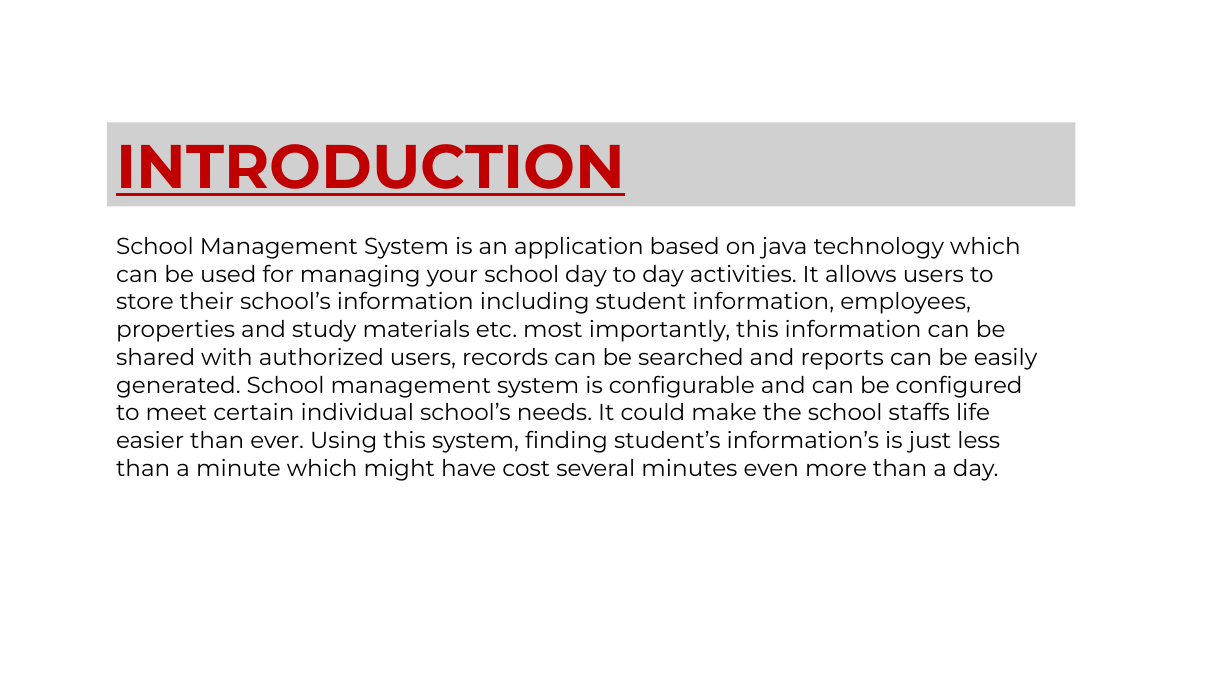
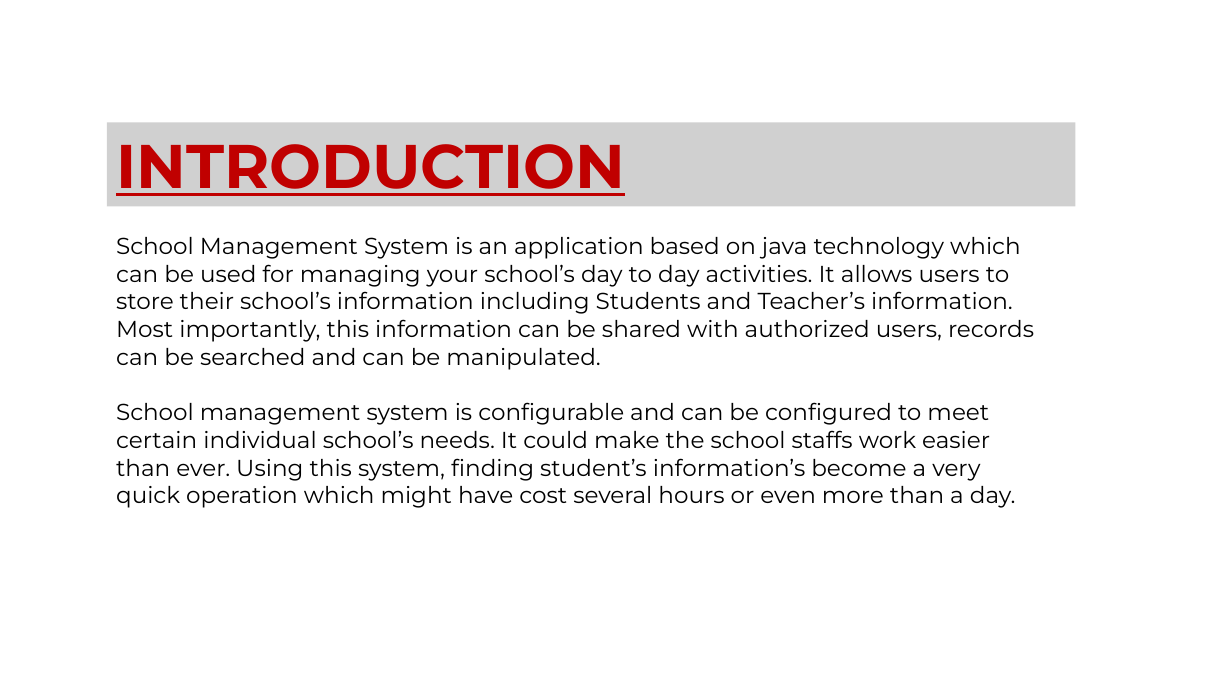
Before and after one commit to aniketrok07/CDAC_Project_SMS, a slide deck: slide 2 of PPT_FINAL.pptx. Drawn at 1232x693 pixels with LibreOffice and Linux fonts; fonts in the diff are those of the drawing; grey boxes stand for pictures; background and template pictures are left out. Boxes give left, top, right and bottom in pixels: in the first picture for what was removed or moved away, otherwise in the second. Text is boxed around its words. In the diff, an @@ line names an element or a change of style, - is before the commit and + after.

Commit message:
ppt uploaded

```diff
--- a/PPT_FINAL.pptx
+++ b/PPT_FINAL.pptx
@@ text at [116,237,1034,508]: text changed @@
-School Management System is an application based on java technology which can be used for managing your school day to day activities. It allows users to store their school’s information including student information, employees, properties and study materials etc. most importantly, this information can be shared with authorized users, records can be searched and reports can be easily generated. School management system is configurable and can be configured to meet certain individual school’s needs. It could make the school staffs life easier than ever. Using this system, finding student’s information’s is just less than a minute which might have cost several minutes even more than a day.
+School Management System is an application based on java technology which can be used for managing your school’s day to day activities. It allows users to store their school’s information including Students and Teacher’s information. Most importantly, this information can be shared with authorized users, records can be searched and can be manipulated.
+School management system is configurable and can be configured to meet certain individual school’s needs. It could make the school staffs work easier than ever. Using this system, finding student’s information’s become a very quick operation which might have cost several hours or even more than a day.
```
Also in this commit, not shown: 4 other slides changed, 1 slide added, 1 slide removed, 3 other files.
